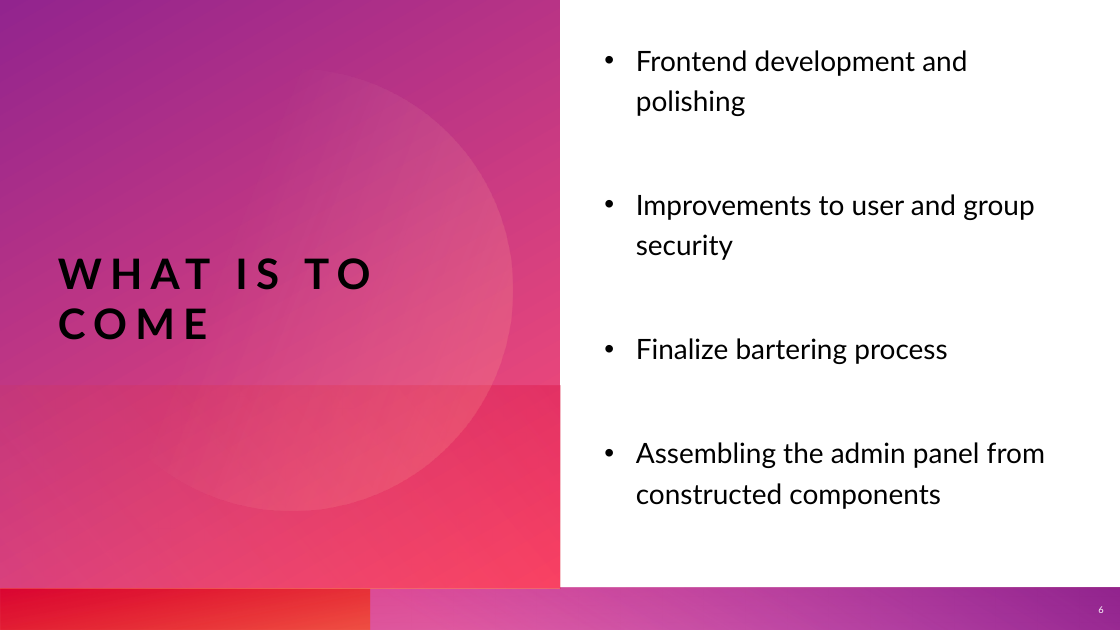
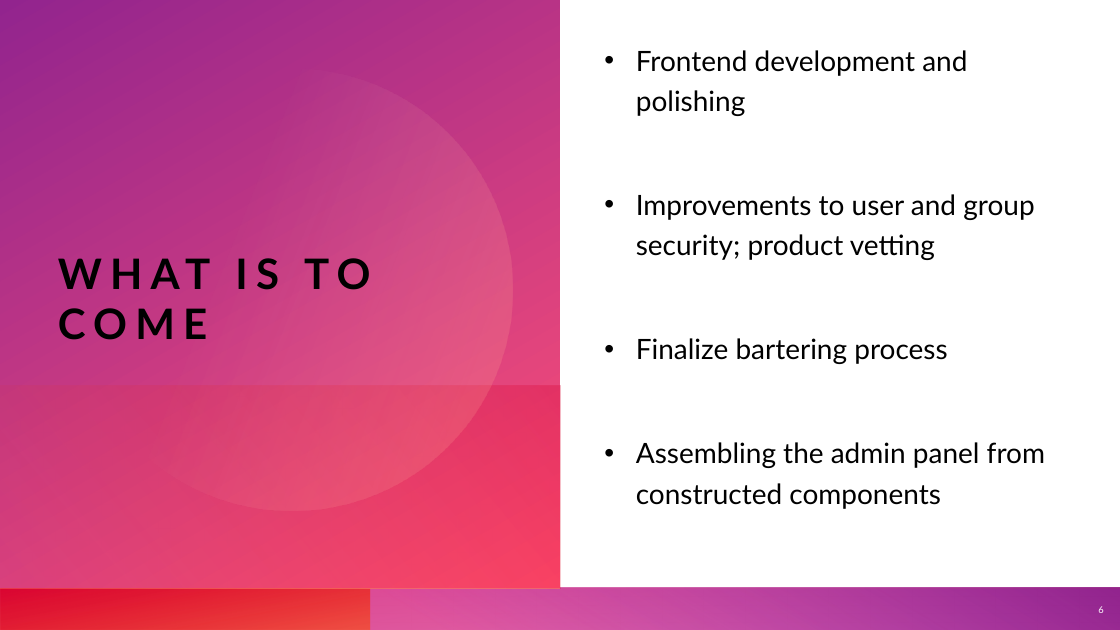
Before and after one commit to cart7982/CaravanSeraiCS360, a slide deck: slide 6 of CaravanSeraiCS360/Presentations/Caravanserai.pptx. Drawn at 1120x630 pixels with LibreOffice and Linux fonts; fonts in the diff are those of the drawing. Boxes give left, top, right and bottom in pixels: in the first picture for what was removed or moved away, otherwise in the second. Text is boxed around its words. In the diff, an @@ line names an element or a change of style, - is before the commit and + after.

```diff
--- a/CaravanSeraiCS360/Presentations/Caravanserai.pptx
+++ b/CaravanSeraiCS360/Presentations/Caravanserai.pptx
@@ text at [636,194,1034,260]: text changed @@
-• Improvements to user and group security
+• Improvements to user and group security; product vetting
```
Also in this commit, not shown: 2 other slides changed.
